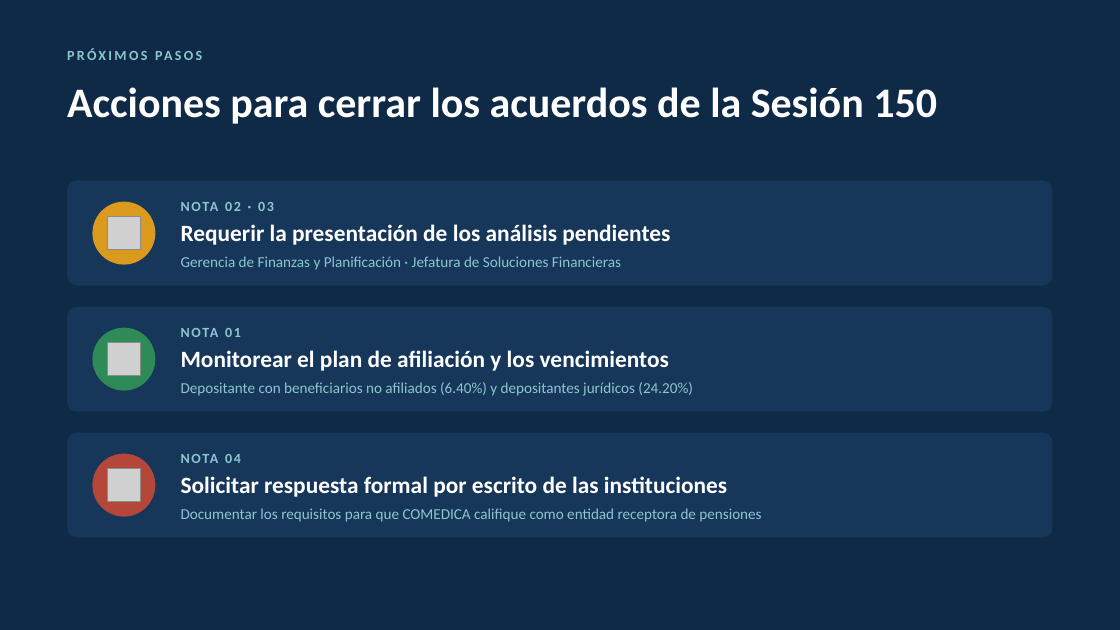
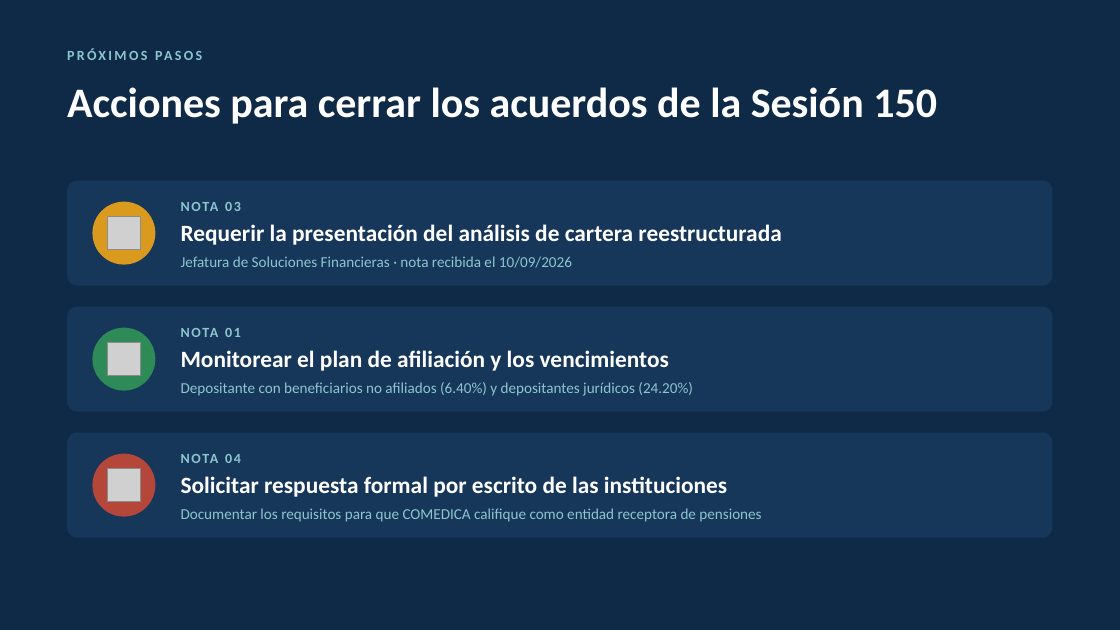
Before and after one commit to menjivar201280/riesgo, a slide deck: slide 8 of seguimiento-comite-riesgos-sesion-150/Seguimiento_Acuerdos_Comite_Riesgo_Sesion_150.pptx. Drawn at 1120x630 pixels with LibreOffice and Linux fonts; fonts in the diff are those of the drawing; grey boxes stand for pictures. Boxes give left, top, right and bottom in pixels: in the first picture for what was removed or moved away, otherwise in the second. Text is boxed around its words. In the diff, an @@ line names an element or a change of style, - is before the commit and + after.

```diff
--- a/seguimiento-comite-riesgos-sesion-150/Seguimiento_Acuerdos_Comite_Riesgo_Sesion_150.pptx
+++ b/seguimiento-comite-riesgos-sesion-150/Seguimiento_Acuerdos_Comite_Riesgo_Sesion_150.pptx
@@ text at bbox=[181, 197, 433, 223]: text changed @@
-NOTA 02 · 03
+NOTA 03
@@ text at bbox=[181, 224, 781, 245]: text changed @@
-Requerir la presentación de los análisis pendientes
+Requerir la presentación del análisis de cartera reestructurada
@@ text at bbox=[181, 256, 572, 268]: text changed @@
-Gerencia de Finanzas y Planificación · Jefatura de Soluciones Financieras
+Jefatura de Soluciones Financieras · nota recibida el 10/09/2026
```
Also in this commit, not shown: 3 other slides changed, 1 other file.
